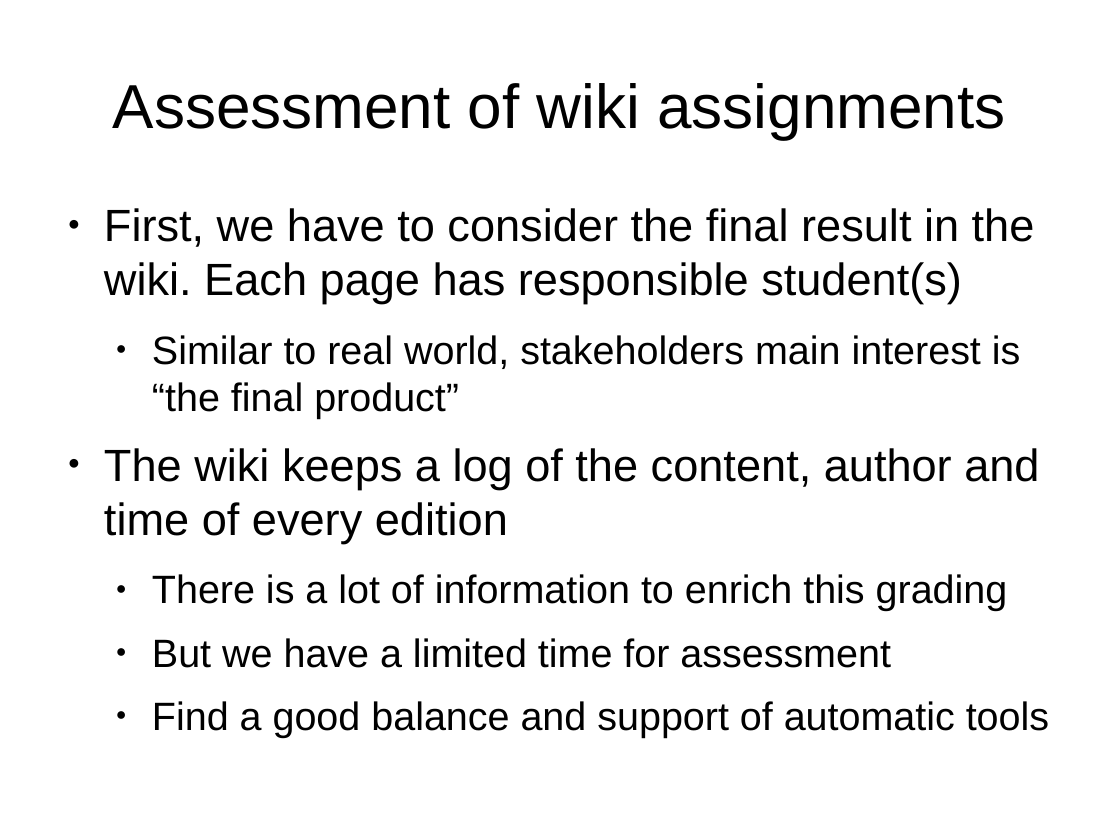
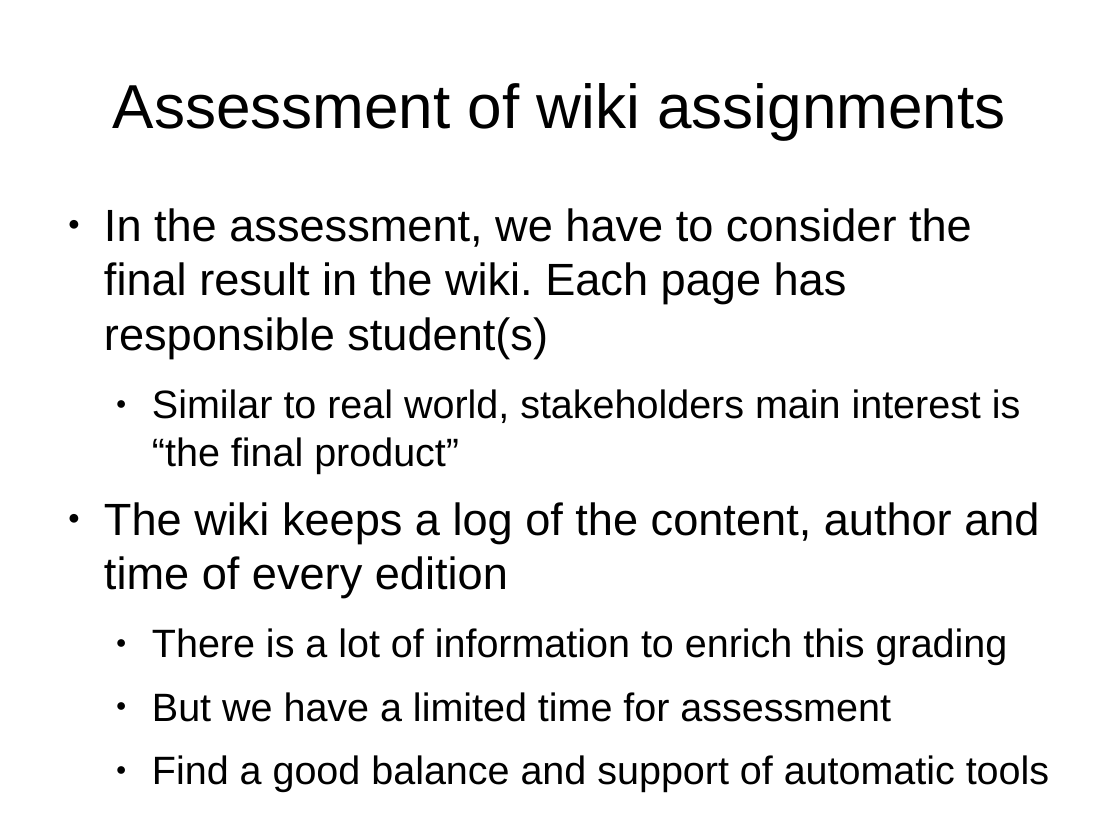
Before and after one commit to DrPantera/wikis4education, a slide deck: slide 13 of brunel-2014/wiki-assessment.odp. Drawn at 1120x840 pixels with LibreOffice and Linux fonts; fonts in the diff are those of the drawing. Boxes give left, top, right and bottom in pixels: in the first picture for what was removed or moved away, otherwise in the second. Text is boxed around its words. In the diff, an @@ line names an element or a change of style, - is before the commit and + after.

```diff
--- a/brunel-2014/wiki-assessment.odp
+++ b/brunel-2014/wiki-assessment.odp
@@ text at (104,208,972,358): text changed @@
-● First, we have to consider the final result in the wiki. Each page has responsible student(s)
+● In the assessment, we have to consider the final result in the wiki. Each page has responsible student(s)
```
Also in this commit, not shown: 5 other slides changed, 4 slides added, 1 slide removed.
